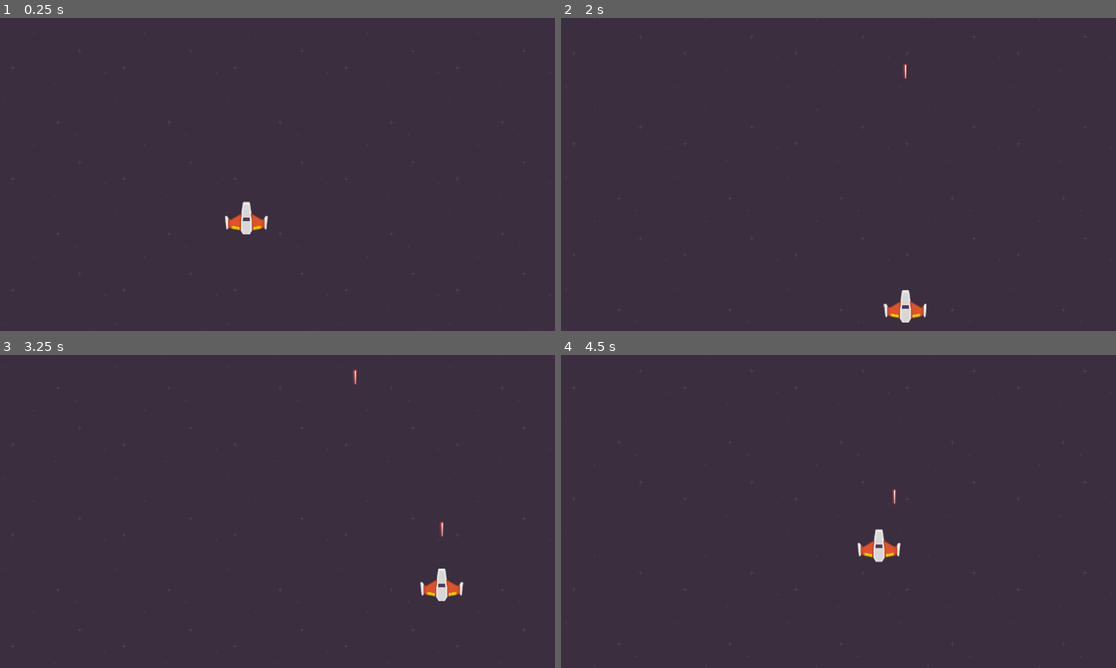
Above: before the commit, frames 1-4 (two rows, left to right).
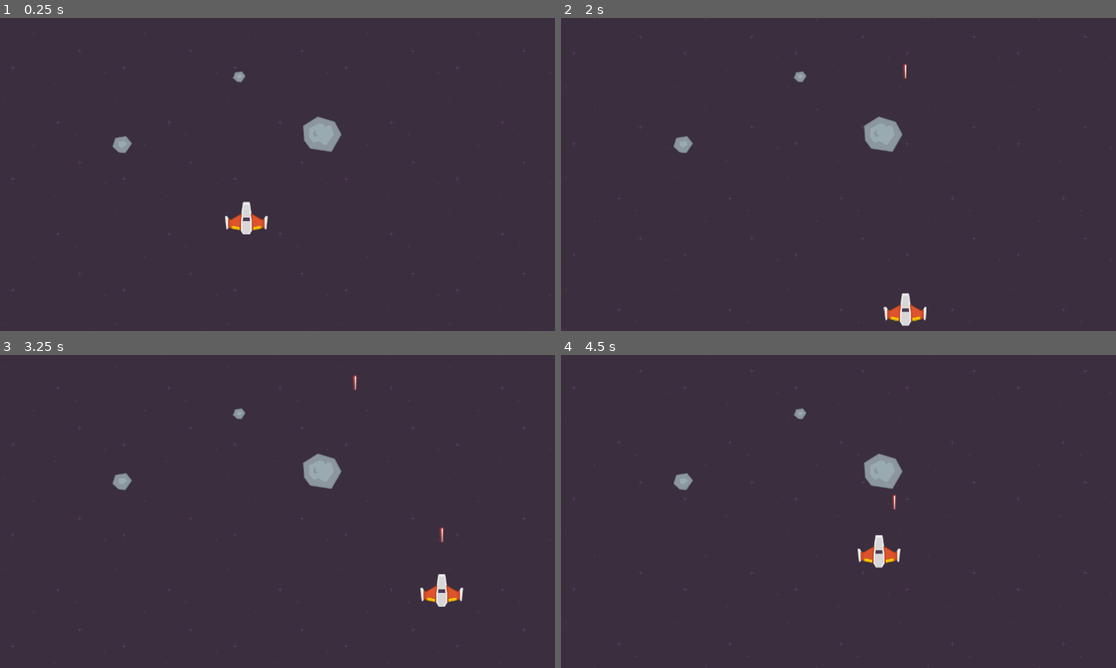
Above: after the commit, the same moments.

Repository: piyusharmap/starfire
Game: Godot game, scene res://scenes/world.tscn
Same seed, same stepped clock (60 frames per second), same inputs: the game is played once before the commit and once after it.
Inputs:
- Up to frame 1 (0.25 s): no input
- Up to frame 2 (2 s): hold D (player_right) 0.53-1.28 s; tap Space (player_shoot) at 0.6, 1.35 s; hold S (player_backward) from 1.28 s (still down)
- Up to frame 3 (3.25 s): release S (player_backward) at 2.03 s; hold D (player_right) 2.03-2.78 s; tap Space (player_shoot) at 2.1, 2.85 s; hold W (player_forward) from 2.78 s (still down)
- Up to frame 4 (4.5 s): release W (player_forward) at 3.53 s; hold A (player_left) from 3.53 s (still down); tap Space (player_shoot) at 3.6, 4.35 s

The runs differ from the first frame. In frame 1, 0.8% of the frame differs, in the area x 20-62%, y 16-44%; in frame 2, 1.1%; in frame 3, 1.3%, in the area x 20-84%, y 4-81%; in frame 4, 1.2%.

Commit message:
meteor class setup and laser interaction

Diff:
--- a/project.godot
+++ b/project.godot
@@ -49,6 +49,13 @@
 ]
 }
 
+[layer_names]
+
+2d_physics/layer_1="player_ship"
+2d_physics/layer_2="meteor"
+2d_physics/layer_3="laser"
+2d_physics/layer_4="boundary"
+
 [rendering]
 
 textures/canvas_textures/default_texture_filter=0
--- a/scenes/boundaries.tscn
+++ b/scenes/boundaries.tscn
@@ -15,21 +15,25 @@
 boundary_tickness = 10.0
 
 [node name="BoundaryTop" type="StaticBody2D" parent="."]
+collision_layer = 8
 
 [node name="CollisionShape2D" type="CollisionShape2D" parent="BoundaryTop"]
 shape = SubResource("RectangleShape2D_j272f")
 
 [node name="BoundaryBottom" type="StaticBody2D" parent="."]
+collision_layer = 8
 
 [node name="CollisionShape2D" type="CollisionShape2D" parent="BoundaryBottom"]
 shape = SubResource("RectangleShape2D_axdu0")
 
 [node name="BoundaryLeft" type="StaticBody2D" parent="."]
+collision_layer = 8
 
 [node name="CollisionShape2D" type="CollisionShape2D" parent="BoundaryLeft"]
 shape = SubResource("RectangleShape2D_r1f3m")
 
 [node name="BoundaryRight" type="StaticBody2D" parent="."]
+collision_layer = 8
 
 [node name="CollisionShape2D" type="CollisionShape2D" parent="BoundaryRight"]
 shape = SubResource("RectangleShape2D_301mh")
--- a/scenes/laser.tscn
+++ b/scenes/laser.tscn
@@ -8,6 +8,8 @@
 height = 34.0
 
 [node name="Laser" type="Area2D"]
+collision_layer = 4
+collision_mask = 2
 script = ExtResource("1_gm5ss")
 
 [node name="Sprite2D" type="Sprite2D" parent="."]
@@ -16,3 +18,9 @@
 
 [node name="CollisionShape2D" type="CollisionShape2D" parent="."]
 shape = SubResource("CapsuleShape2D_rwg8f")
+
+[node name="VisibleOnScreenNotifier2D" type="VisibleOnScreenNotifier2D" parent="."]
+position = Vector2(0, 23)
+scale = Vector2(0.3, 0.3)
+
+[connection signal="screen_exited" from="VisibleOnScreenNotifier2D" to="." method="_on_visible_on_screen_notifier_2d_screen_exited"]
--- /dev/null
+++ b/scenes/meteor_large.tscn
@@ -0,0 +1,24 @@
+[gd_scene load_steps=2 format=3 uid="uid://djkbakej40kq3"]
+
+[ext_resource type="Script" path="res://scripts/meteor_large.gd" id="1_pyxfu"]
+
+[node name="MeteorLarge" type="Area2D"]
+collision_layer = 2
+collision_mask = 5
+script = ExtResource("1_pyxfu")
+
+[node name="Sprite2D" type="Sprite2D" parent="."]
+
+[node name="CollisionShape1" type="CollisionPolygon2D" parent="."]
+visible = false
+polygon = PackedVector2Array(-33, -41, 23, -41, 50, -1, 35, 32, 10, 30, -22, 41, -50, 9)
+
+[node name="CollisionShape2" type="CollisionPolygon2D" parent="."]
+visible = false
+polygon = PackedVector2Array(-11, -40, 28, -29, 44, 1, 21, 40, -27, 33, -42, 15, -44, -20)
+
+[node name="CollisionShape3" type="CollisionPolygon2D" parent="."]
+visible = false
+polygon = PackedVector2Array(-35, -33, 17, -48, 48, -13, 30, 42, -19, 46, -48, 10)
+
+[connection signal="area_entered" from="." to="." method="_on_area_entered"]
--- /dev/null
+++ b/scenes/meteor_medium.tscn
@@ -0,0 +1,20 @@
+[gd_scene load_steps=2 format=3 uid="uid://mgu3aa8uxmmo"]
+
+[ext_resource type="Script" path="res://scripts/meteor_medium.gd" id="1_w8wb6"]
+
+[node name="MeteorMedium" type="Area2D"]
+collision_layer = 2
+collision_mask = 5
+script = ExtResource("1_w8wb6")
+
+[node name="Sprite2D" type="Sprite2D" parent="."]
+
+[node name="CollisionShape1" type="CollisionPolygon2D" parent="."]
+visible = false
+polygon = PackedVector2Array(-10, -20, 16, -19, 21, 8, 0, 21, -14, 15, -21, -4)
+
+[node name="CollisionShape2" type="CollisionPolygon2D" parent="."]
+visible = false
+polygon = PackedVector2Array(-16, -15, 9, -19, 21, -3, 7, 19, -8, 18, -21, 5)
+
+[connection signal="area_entered" from="." to="." method="_on_area_entered"]
--- /dev/null
+++ b/scenes/meteor_small.tscn
@@ -0,0 +1,20 @@
+[gd_scene load_steps=2 format=3 uid="uid://2hxgbk4lrnwc"]
+
+[ext_resource type="Script" path="res://scripts/meteor_small.gd" id="1_35bvp"]
+
+[node name="MeteorSmall" type="Area2D"]
+collision_layer = 2
+collision_mask = 5
+script = ExtResource("1_35bvp")
+
+[node name="Sprite2D" type="Sprite2D" parent="."]
+
+[node name="CollisionShape1" type="CollisionPolygon2D" parent="."]
+visible = false
+polygon = PackedVector2Array(-7, -13, 10, -13, 13, 5, -1, 13, -10, 9, -14, -3)
+
+[node name="CollisionShape2" type="CollisionPolygon2D" parent="."]
+visible = false
+polygon = PackedVector2Array(-11, -9, 5, -12, 14, -1, 5, 13, -6, 11, -13, 3)
+
+[connection signal="area_entered" from="." to="." method="_on_area_entered"]
--- a/scenes/player_ship.tscn
+++ b/scenes/player_ship.tscn
@@ -1,20 +1,18 @@
-[gd_scene load_steps=4 format=3 uid="uid://bc1wkvgp6llvy"]
+[gd_scene load_steps=3 format=3 uid="uid://bc1wkvgp6llvy"]
 
 [ext_resource type="Texture2D" uid="uid://d12rae84lsd1" path="res://assets/textures/playerShip/player_ship1.png" id="1_307pd"]
 [ext_resource type="Script" path="res://scripts/player_ship.gd" id="1_mvy4v"]
 
-[sub_resource type="CircleShape2D" id="CircleShape2D_iyb5s"]
-radius = 51.0098
-
 [node name="PlayerShip" type="CharacterBody2D" node_paths=PackedStringArray("laser_origin_marker")]
+collision_mask = 10
 script = ExtResource("1_mvy4v")
 laser_origin_marker = NodePath("LaserOriginMarker")
 
 [node name="Sprite2D" type="Sprite2D" parent="."]
 texture = ExtResource("1_307pd")
 
-[node name="CollisionShape2D" type="CollisionShape2D" parent="."]
-shape = SubResource("CircleShape2D_iyb5s")
+[node name="CollisionPolygon2D" type="CollisionPolygon2D" parent="."]
+polygon = PackedVector2Array(-7, -36, 6, -36, 10, -11, 36, 4, 48, -6, 45, 25, 13, 27, 7, 38, -7, 38, -13, 27, -45, 25, -47, -6, -36, 3, -10, -11)
 
 [node name="LaserOriginMarker" type="Marker2D" parent="."]
 position = Vector2(0, -46)
--- a/scenes/world.tscn
+++ b/scenes/world.tscn
@@ -1,9 +1,12 @@
-[gd_scene load_steps=5 format=3 uid="uid://colq4al2i4475"]
+[gd_scene load_steps=8 format=3 uid="uid://colq4al2i4475"]
 
 [ext_resource type="Script" path="res://scripts/world.gd" id="1_40tvu"]
 [ext_resource type="Texture2D" uid="uid://cgrxtj0j8l3k3" path="res://assets/textures/backgrounds/bg_purple.png" id="2_1e6vs"]
 [ext_resource type="PackedScene" uid="uid://dbocyo1h040nc" path="res://scenes/boundaries.tscn" id="3_4oslh"]
 [ext_resource type="PackedScene" uid="uid://bc1wkvgp6llvy" path="res://scenes/player_ship.tscn" id="3_fa62x"]
+[ext_resource type="PackedScene" uid="uid://djkbakej40kq3" path="res://scenes/meteor_large.tscn" id="5_ohs0b"]
+[ext_resource type="PackedScene" uid="uid://mgu3aa8uxmmo" path="res://scenes/meteor_medium.tscn" id="6_kif2s"]
+[ext_resource type="PackedScene" uid="uid://2hxgbk4lrnwc" path="res://scenes/meteor_small.tscn" id="7_vo55o"]
 
 [node name="World" type="Node2D"]
 script = ExtResource("1_40tvu")
@@ -28,4 +31,15 @@
 
 [node name="Lasers" type="Node2D" parent="."]
 
+[node name="Meteors" type="Node" parent="."]
+
+[node name="MeteorLarge" parent="Meteors" instance=ExtResource("5_ohs0b")]
+position = Vector2(743, 267)
+
+[node name="MeteorMedium" parent="Meteors" instance=ExtResource("6_kif2s")]
+position = Vector2(282, 291)
+
+[node name="MeteorSmall" parent="Meteors" instance=ExtResource("7_vo55o")]
+position = Vector2(551, 135)
+
 [connection signal="shoot" from="PlayerShip" to="." method="_on_player_ship_shoot"]
--- a/scripts/laser.gd
+++ b/scripts/laser.gd
@@ -4,3 +4,7 @@
 
 func _process(delta: float) -> void:
 	position += Vector2(0, -laser_speed) * delta
+
+
+func _on_visible_on_screen_notifier_2d_screen_exited() -> void:
+	queue_free()
--- /dev/null
+++ b/scripts/meteor.gd
@@ -0,0 +1,16 @@
+class_name meteor extends Area2D
+
+enum meteor_type {
+	LARGE,
+	MEDIUM,
+	SMALL
+}
+
+var durability: int
+var type: meteor_type
+
+func handle_meteor_hit():
+	durability -= 1
+
+	if durability == 0:
+		queue_free()
--- /dev/null
+++ b/scripts/meteor_large.gd
@@ -0,0 +1,35 @@
+extends meteor
+
+@onready var meteor_large_textures: Array = [
+	preload("res://assets/textures/meteor/meteor_large1.png"),
+	preload("res://assets/textures/meteor/meteor_large2.png"),
+	preload("res://assets/textures/meteor/meteor_large3.png")
+]
+
+@onready var meteor_collision_boundaries: Array = [
+	$CollisionShape1, $CollisionShape2, $CollisionShape3
+]
+
+@export var meteor_large_durability: int = 3
+
+func _ready() -> void:
+	durability = meteor_large_durability
+	type = meteor_type.LARGE
+
+	assign_texture_and_collision()
+
+func assign_texture_and_collision():
+	var randGen = RandomNumberGenerator.new()
+
+	var randomIndex = randGen.randi_range(0, meteor_large_textures.size() - 1)
+
+	$Sprite2D.texture = meteor_large_textures[randomIndex]
+
+	for i in range(meteor_collision_boundaries.size()):
+		meteor_collision_boundaries[i].visible = (i == randomIndex)
+
+		# With set_deferred we ensure that the changes will only happen after the current physics step
+		meteor_collision_boundaries[i].set_deferred("disabled", i != randomIndex)
+
+func _on_area_entered(_area: Area2D) -> void:
+	handle_meteor_hit()
--- /dev/null
+++ b/scripts/meteor_medium.gd
@@ -0,0 +1,35 @@
+extends meteor
+
+@onready var meteor_medium_textures: Array = [
+	preload("res://assets/textures/meteor/meteor_mid1.png"),
+	preload("res://assets/textures/meteor/meteor_mid2.png")
+]
+
+@onready var meteor_collision_boundaries: Array = [
+	$CollisionShape1, $CollisionShape2
+]
+
+@export var meteor_medium_durability: int = 2
+
+func _ready() -> void:
+	durability = meteor_medium_durability
+	type = meteor_type.MEDIUM
+
+	assign_texture_and_collision()
+
+func assign_texture_and_collision():
+	var randGen = RandomNumberGenerator.new()
+
+	var randomIndex = randGen.randi_range(0, meteor_medium_textures.size() - 1)
+
+	var texture = meteor_medium_textures[randomIndex]
+	$Sprite2D.texture = texture
+
+	for i in range(meteor_collision_boundaries.size()):
+		meteor_collision_boundaries[i].visible = (i == randomIndex)
+
+		# With set_deferred we ensure that the changes will only happen after the current physics step
+		meteor_collision_boundaries[i].set_deferred("disabled", i != randomIndex)
+
+func _on_area_entered(_area: Area2D) -> void:
+	handle_meteor_hit()
--- /dev/null
+++ b/scripts/meteor_small.gd
@@ -0,0 +1,35 @@
+extends meteor
+
+@onready var meteor_small_textures: Array = [
+	preload("res://assets/textures/meteor/meteor_small1.png"),
+	preload("res://assets/textures/meteor/meteor_small2.png"),
+]
+
+@onready var meteor_collision_boundaries: Array = [
+	$CollisionShape1, $CollisionShape2
+]
+
+@export var meteor_small_durability: int = 1
+
+func _ready() -> void:
+	durability = meteor_small_durability
+	type = meteor_type.SMALL
+
+	assign_texture_and_collision()
+
+func assign_texture_and_collision():
+	var randGen = RandomNumberGenerator.new()
+
+	var randomIndex = randGen.randi_range(0, meteor_small_textures.size() - 1)
+
+	var texture = meteor_small_textures[randomIndex]
+	$Sprite2D.texture = texture
+
+	for i in range(meteor_collision_boundaries.size()):
+		meteor_collision_boundaries[i].visible = (i == randomIndex)
+
+		# With set_deferred we ensure that the changes will only happen after the current physics step
+		meteor_collision_boundaries[i].set_deferred("disabled", i != randomIndex)
+
+func _on_area_entered(_area: Area2D) -> void:
+	handle_meteor_hit()
